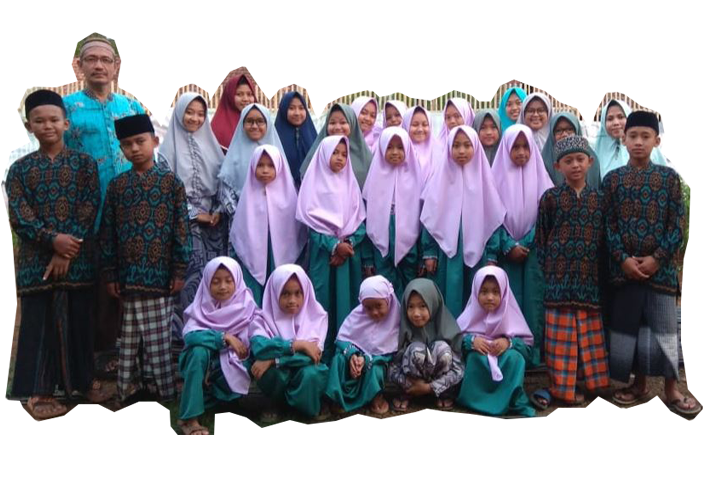
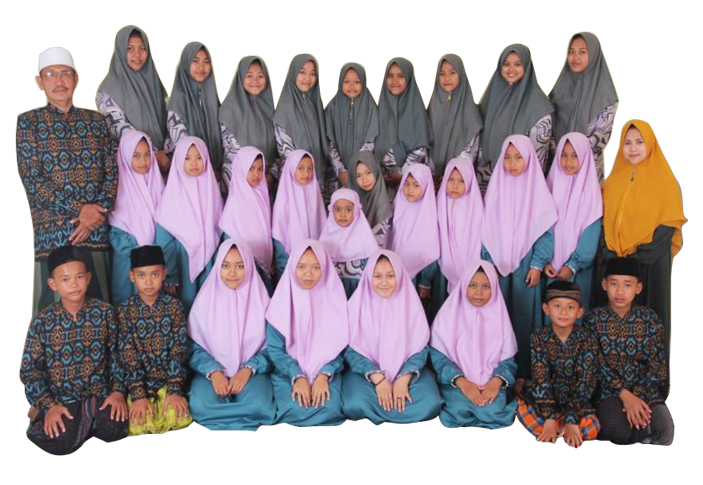
Two versions of the same layered image (703 × 485). Layer-by-layer changes:
removed layer "Layer 2" over 1, 32, 703, 435
showed "Layer 1", painted on it over 15, 24, 688, 456
